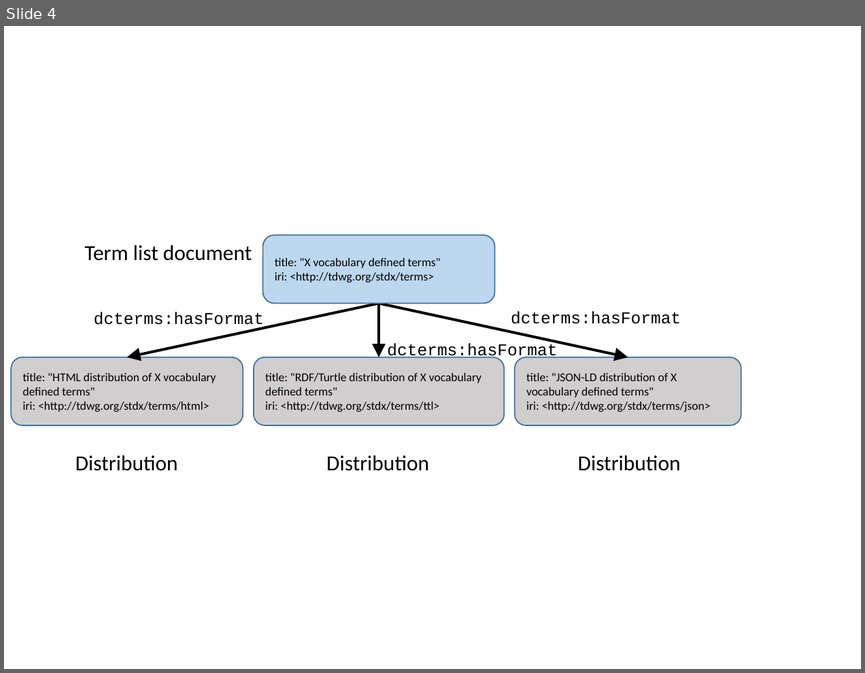
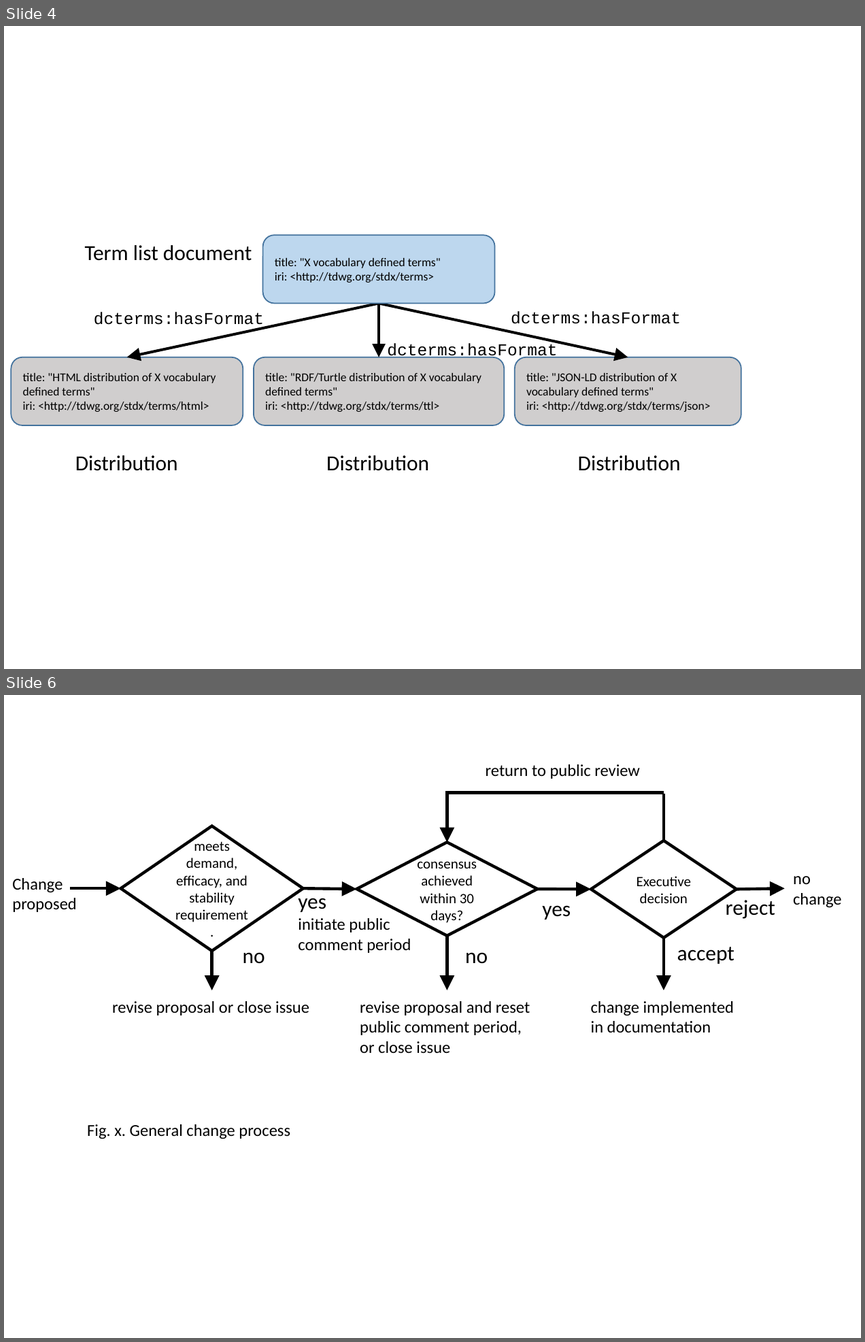
Before and after one commit to tdwg/vocab, a slide deck: diagrams.pptx. Shown one above the other, each under a label of ours: slide 4 before the commit, slides 4 and 6 after it; the slides between them are not shown. The pictures are 865x673 and 865x1342 pixels, drawn with LibreOffice and Linux fonts; fonts in the diff are those of the drawing. Boxes give left, top, right and bottom in pixels: in the first picture for what was removed or moved away, otherwise in the second. Text is boxed around its words. In the diff, an @@ line names an element or a change of style, - is before the commit and + after.

```diff
--- a/diagrams.pptx
+++ b/diagrams.pptx
@@ slide 6 added at box(4, 695, 861, 1338), background #FFFFFF @@
@@ text added at box(485, 764, 640, 779), 14 pt, text #000000 @@
+return to public review
@@ elbow arrow added from (664, 793) to (447, 843), #000000 2.5 pt @@
@@ line added from (664, 841) to (664, 794), #000000 2.5 pt @@
@@ diamond added at box(120, 826, 303, 951), outline #000000 2.5 pt, 12 pt, text #000000 @@
+meets demand, efficacy, and stability requirement .
@@ diamond added at box(357, 843, 538, 936), outline #000000 2.5 pt, 12 pt, text #000000 @@
+consensus achieved within 30 days?
@@ diamond added at box(591, 841, 736, 938), outline #000000 2.5 pt, 12 pt, text #000000 @@
+Executive decision
@@ text added at box(12, 878, 76, 912), 14 pt, text #000000 @@
+Change proposed
@@ text added at box(793, 876, 841, 908), 14 pt, text #000000 @@
+no change
@@ arrow added from (70, 889) to (120, 889), #000000 2.5 pt @@
@@ text added at box(298, 891, 411, 953), 14 pt, text #000000 @@
+yes
+initiate public comment period
@@ arrow added from (303, 889) to (357, 889), #000000 2.5 pt @@
@@ arrow added from (537, 889) to (591, 889), #000000 2.5 pt @@
@@ text added at box(725, 897, 775, 919), 18 pt, text #000000 @@
+reject
@@ arrow added from (736, 889) to (785, 889), #000000 2.5 pt @@
@@ text added at box(542, 905, 570, 919), 18 pt, text #000000 @@
+yes
@@ arrow added from (447, 936) to (447, 989), #000000 2.5 pt @@
@@ arrow added from (664, 938) to (664, 989), #000000 2.5 pt @@
@@ arrow added from (212, 950) to (212, 989), #000000 2.5 pt @@
@@ text added at box(243, 952, 265, 964), 18 pt, text #000000 @@
+no
@@ text added at box(465, 952, 487, 964), 18 pt, text #000000 @@
+no
@@ text added at box(677, 947, 734, 964), 18 pt, text #000000 @@
+accept
@@ text added at box(112, 1001, 309, 1015), 14 pt, text #000000 @@
+revise proposal or close issue
@@ text added at box(360, 1001, 530, 1053), 14 pt, text #000000 @@
+revise proposal and reset public comment period, or close issue
@@ text added at box(591, 1001, 734, 1032), 14 pt, text #000000 @@
+change implemented in documentation
@@ text added at box(87, 1124, 290, 1139), 14 pt, text #000000 @@
+Fig. x. General change process
```
Also in this commit, not shown: 1 other slide added, 3 other files.
